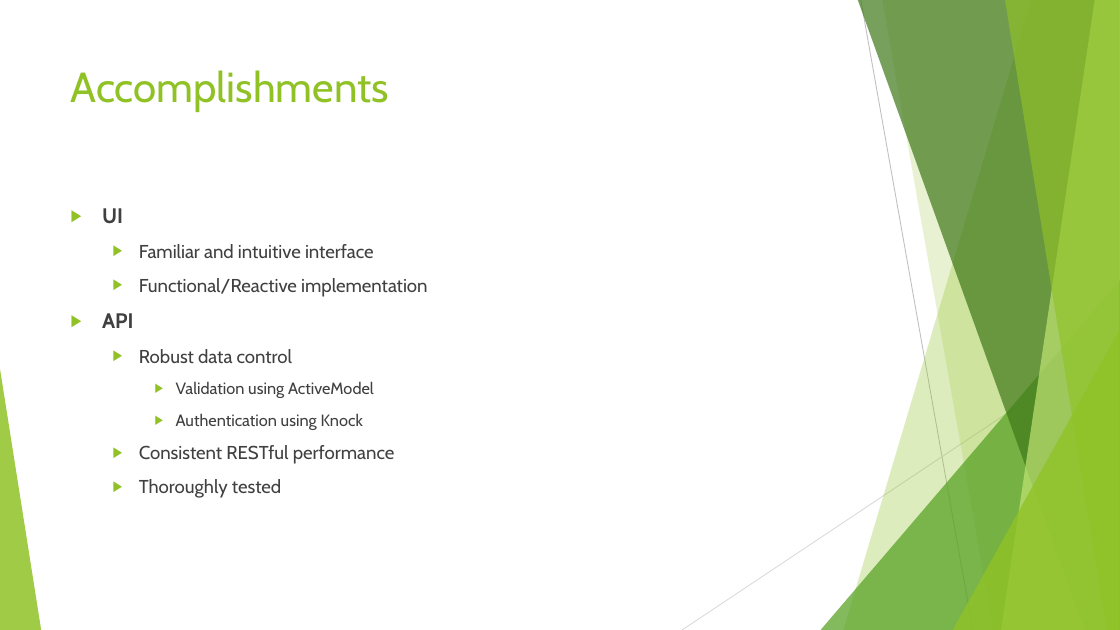
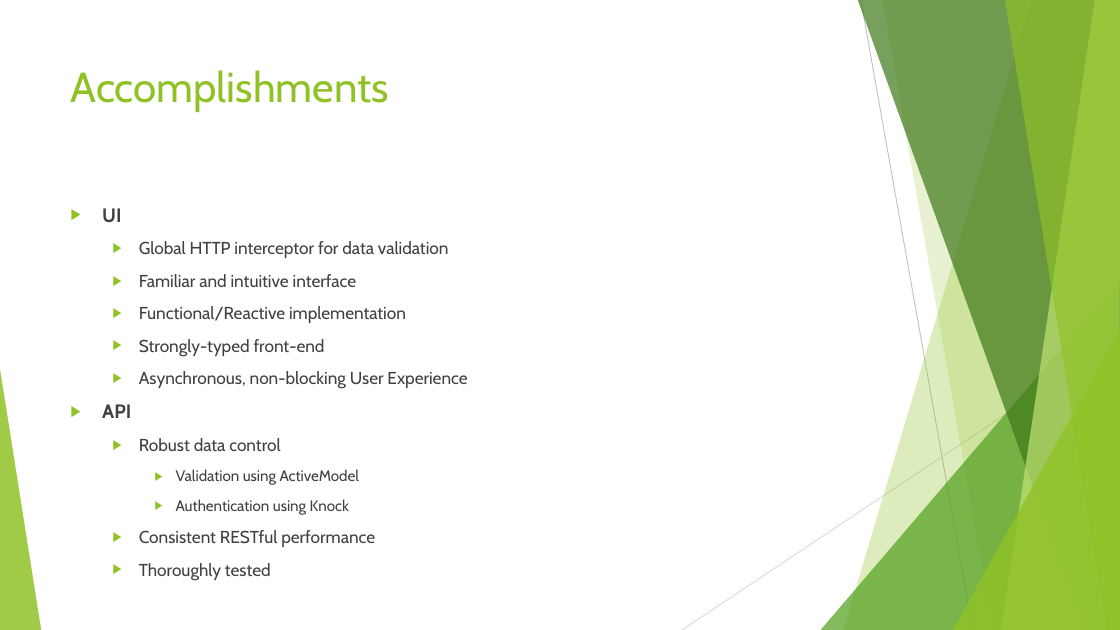
Before and after one commit to mattmccutchen/EventHawk, a slide deck: slide 5 of Homeworks/Event Hawk Final.pptx. Drawn at 1120x630 pixels with LibreOffice and Linux fonts; fonts in the diff are those of the drawing. Boxes give left, top, right and bottom in pixels: in the first picture for what was removed or moved away, otherwise in the second. Text is boxed around its words. In the diff, an @@ line names an element or a change of style, - is before the commit and + after.

```diff
--- a/Homeworks/Event Hawk Final.pptx
+++ b/Homeworks/Event Hawk Final.pptx
@@ text at (x1=102, y1=208, x2=406, y2=547): size 18 to 16.6 pt in "UI", "API"; size 16 to 14.8 pt in "Familiar and intuitive interface", "Functional/Reactive implementation", "Robust data control", "Consistent RESTful performance" and 1 more places; size 14 to 12.9 pt in "Validation using ActiveModel", "Authentication using Knock" @@
@@ text at (x1=139, y1=241, x2=449, y2=258): paragraph added @@
+  ▶ Global HTTP interceptor for data validation
@@ text at (x1=139, y1=339, x2=467, y2=389): paragraphs added @@
+  ▶ Strongly-typed front-end
+  ▶ Asynchronous, non-blocking User Experience
```
Also in this commit, not shown: 3 other slides changed.
